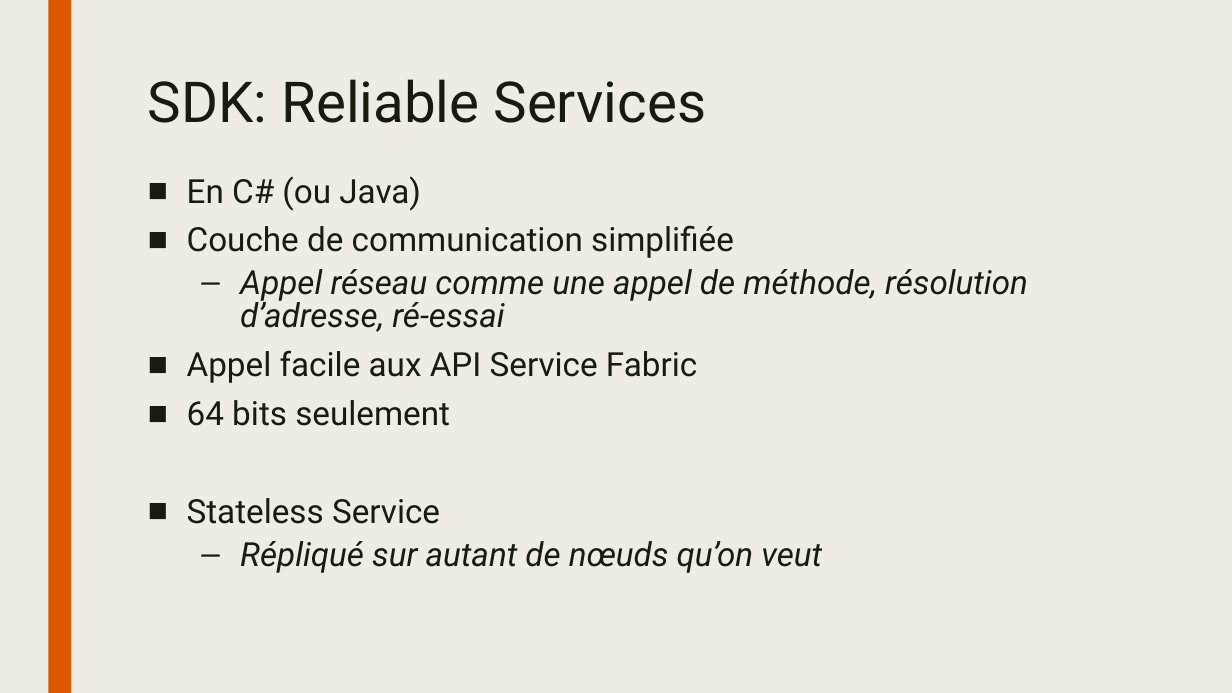
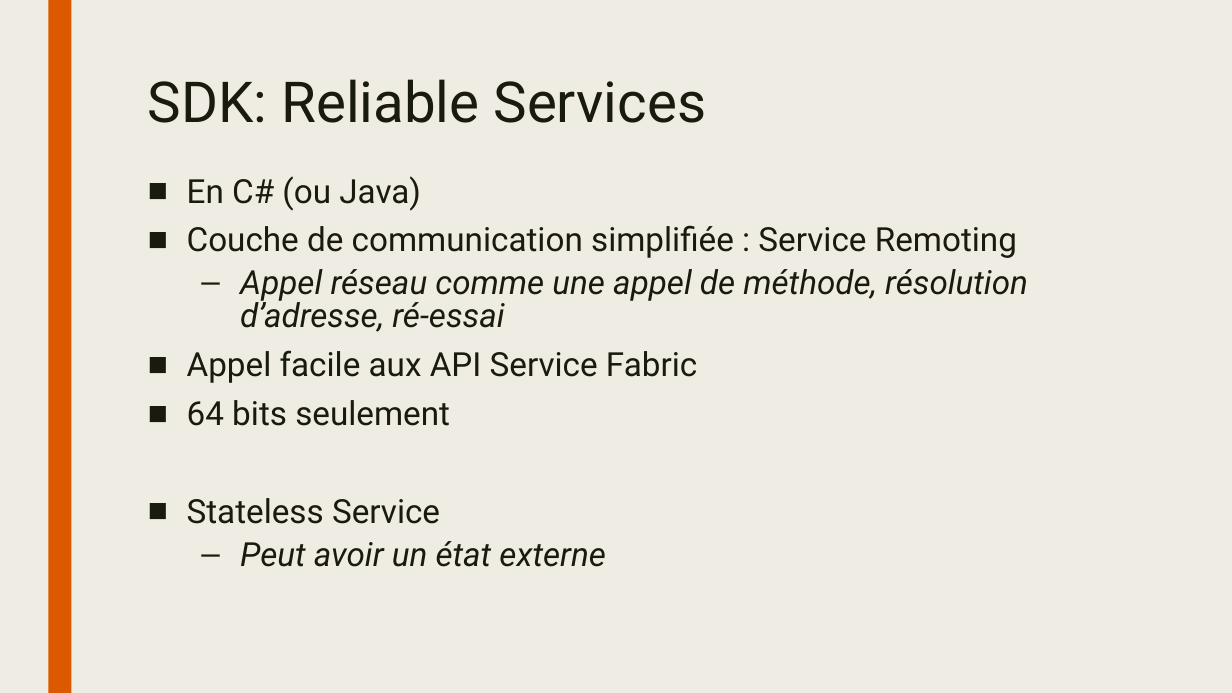
Before and after one commit to sebcanonica/Service-Fabric-Demo, a slide deck: slide 6 of Service Fabric Intro.pptx. Drawn at 1232x693 pixels with LibreOffice and Linux fonts; fonts in the diff are those of the drawing; background and template pictures are left out. Boxes give left, top, right and bottom in pixels: in the first picture for what was removed or moved away, otherwise in the second. Text is boxed around its words. In the diff, an @@ line names an element or a change of style, - is before the commit and + after.

```diff
--- a/Service Fabric Intro.pptx
+++ b/Service Fabric Intro.pptx
@@ text at <box>187,225,1017,258</box>: text changed @@
-■ Couche de communication simplifiée
+■ Couche de communication simplifiée : Service Remoting
@@ text at <box>240,541,605,567</box>: text changed @@
-  – Répliqué sur autant de nœuds qu’on veut
+  – Peut avoir un état externe
```
Also in this commit, not shown: 3 other slides changed.
